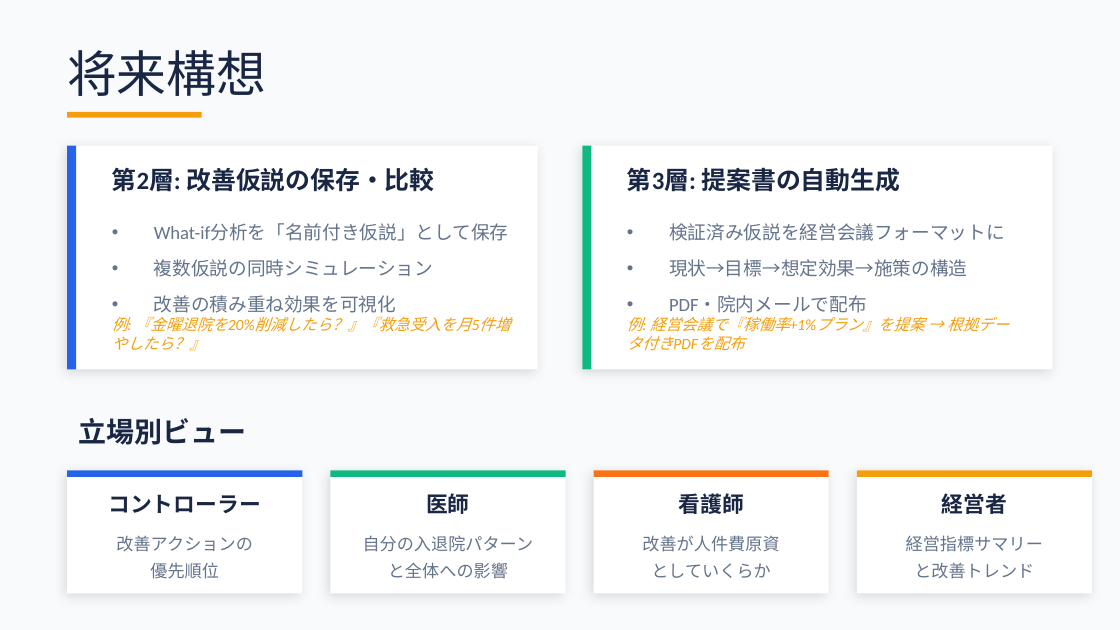
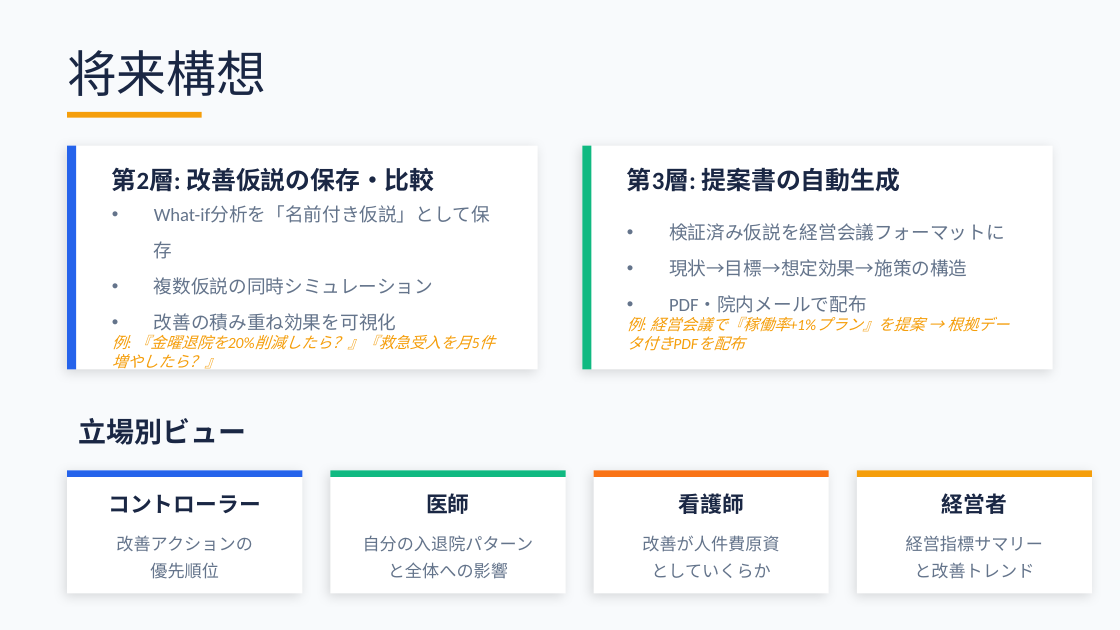
Before and after one commit to torukubota2023/bed-control-simulator, a slide deck: slide 11 of docs/admin/bed_control_evolution_presentation.pptx. Drawn at 1120x630 pixels with LibreOffice and Linux fonts; fonts in the diff are those of the drawing. Boxes give left, top, right and bottom in pixels: in the first picture for what was removed or moved away, otherwise in the second. Text is boxed around its words. In the diff, an @@ line names an element or a change of style, - is before the commit and + after.

```diff
--- a/docs/admin/bed_control_evolution_presentation.pptx
+++ b/docs/admin/bed_control_evolution_presentation.pptx
@@ text "What-if分析を「名前付き仮説」として保存" rewrapped from bbox=[112, 224, 509, 351] to bbox=[112, 206, 490, 350] @@
```
Also in this commit, not shown: 6 other slides changed, 3 other files.
